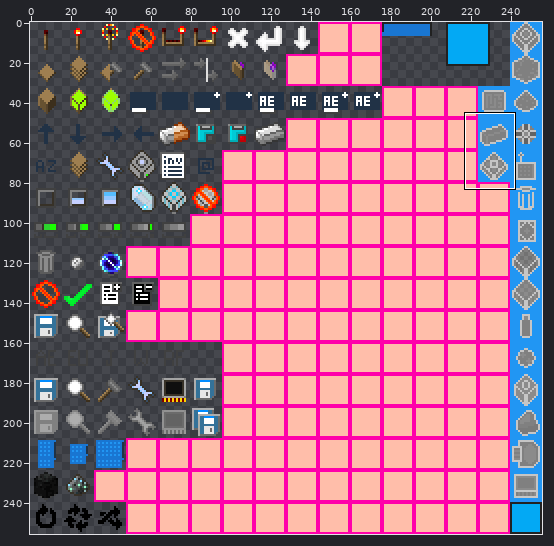
Sprite sheet: appliedenergistics2/textures/guis/states.png. Above: a wide view before the commit, with the close-up outlined.
Close-up. The starting point:
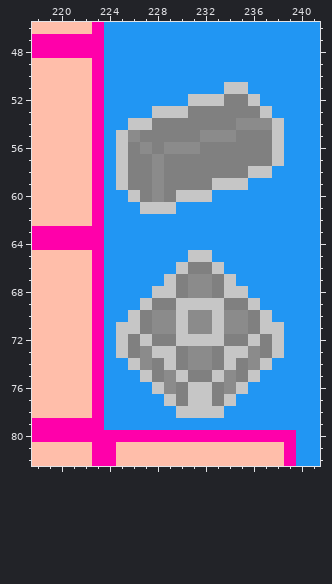
The file is 256x256 pixels. Colours within 5 levels of each other are drawn and written as one. Shown: x 218..241, y 46..82. The commit also changed other parts of the picture, which this record leaves out.
After:
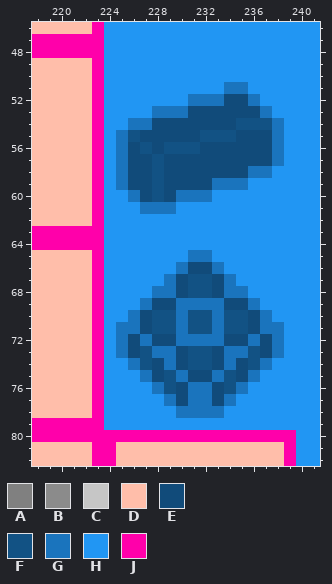
Palette (. is transparent): A #808080  B #8b8b8b  C #c6c6c6  D #ffbeaa  E #114b7a  F #125284  G #1a74bd  H #2196f3  J #ff00aa
The exact change:
Colour A gives way to colour E in row 52 at x 234 to 235; in row 53 at x 231 to 236; in row 54 at x 228 to 234; in row 55 at x 227 to 231 and 235 to 237; in row 56 at x 226, 228 and 232 to 237; in row 57 at x 226 to 227 and 229 to 237.
Colour A gives way to colour E in row 58 at x 226 to 227 and 229 to 235; in row 59 at x 226 to 227 and 229 to 232; in row 60 at x 227 and 229; in row 66 at x 231 to 232; in rows 67 to 68 at x 230 and 233; in row 69 at x 228 to 229 and 234 to 235.
Colour A gives way to colour E in rows 70 to 71 at x 227 and 236; in row 72 at x 226, 228 to 229, 234 to 235 and 237; in row 73 at x 226, 230, 233 and 237; in row 74 at x 228, 230, 233 and 235; in row 75 at x 228, 231 to 232 and 235; in rows 76 to 77 at x 230 and 233.
Colour B gives way to colour F in row 54 at x 235 to 237; in row 55 at x 226 and 232 to 234; in row 56 at x 227 and 229 to 231; in rows 57 to 60 at x 228; in rows 67 to 68 at x 231 to 232; in rows 70 to 71 at x 228 to 229, 231 to 232 and 234 to 235.
Colour B gives way to colour F in rows 73 to 74 at x 227, 231 to 232 and 236; in rows 75 to 76 at x 229 and 234.
Colour C gives way to colour G in row 51 at x 234 to 235; in row 52 at x 231 to 233 and 236; in row 53 at x 228 to 230 and 237; in row 54 at x 226 to 227 and 238; in rows 55 to 57 at x 225 and 238; in row 58 at x 225 and 236 to 237.
Colour C gives way to colour G in row 59 at x 225 and 233 to 235; in row 60 at x 226 and 230 to 232; in row 61 at x 227 to 229; in row 65 at x 231 to 232; in row 66 at x 230 and 233; in row 67 at x 229 and 234.
Colour C gives way to colour G in row 68 at x 228 to 229 and 234 to 235; in row 69 at x 227, 230 to 233 and 236; in row 70 at x 226, 230, 233 and 237; in row 71 at x 225 to 226, 230, 233 and 237 to 238; in row 72 at x 225, 227, 230 to 233, 236 and 238; in row 73 at x 225, 228 to 229, 234 to 235 and 238.
Colour C gives way to colour G in row 74 at x 226, 229, 234 and 237; in row 75 at x 227, 230, 233 and 236; in row 76 at x 228, 231 to 232 and 235; in row 77 at x 229, 231 to 232 and 234; in row 78 at x 230 to 233.
Boxes around the changes in both close-ups, in picture pixels (x1, y1, x2, y2):
changed: (116, 82, 284, 418)
